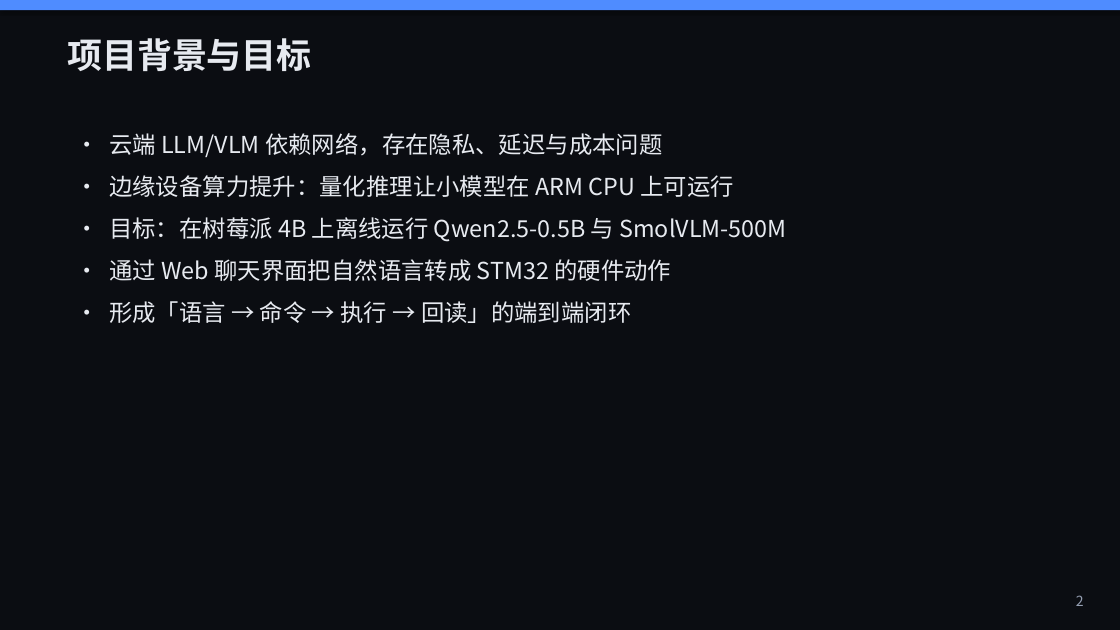
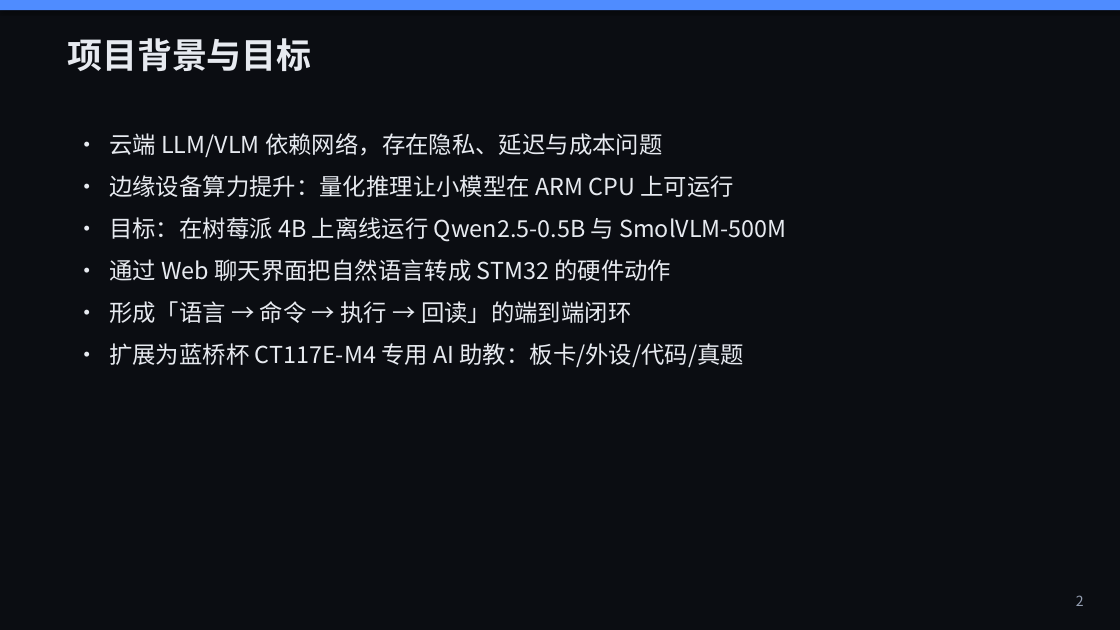
Before and after one commit to Apple-1814/Design-and-Implementation-of-an-Edge-Side-Multimodal-AI-Interaction-Terminal-Based-on-Raspberry-Pi-4, a slide deck: slide 2 of paper/答辩PPT.pptx. Drawn at 1120x630 pixels with LibreOffice and Linux fonts; fonts in the diff are those of the drawing. Boxes give left, top, right and bottom in pixels: in the first picture for what was removed or moved away, otherwise in the second. Text is boxed around its words. In the diff, an @@ line names an element or a change of style, - is before the commit and + after.

```diff
--- a/paper/答辩PPT.pptx
+++ b/paper/答辩PPT.pptx
@@ text at bbox=[109, 343, 745, 367]: paragraph added @@
+• 扩展为蓝桥杯 CT117E-M4 专用 AI 助教：板卡/外设/代码/真题
```
Also in this commit, not shown: 5 other slides changed, 1 slide added, 23 other files.
